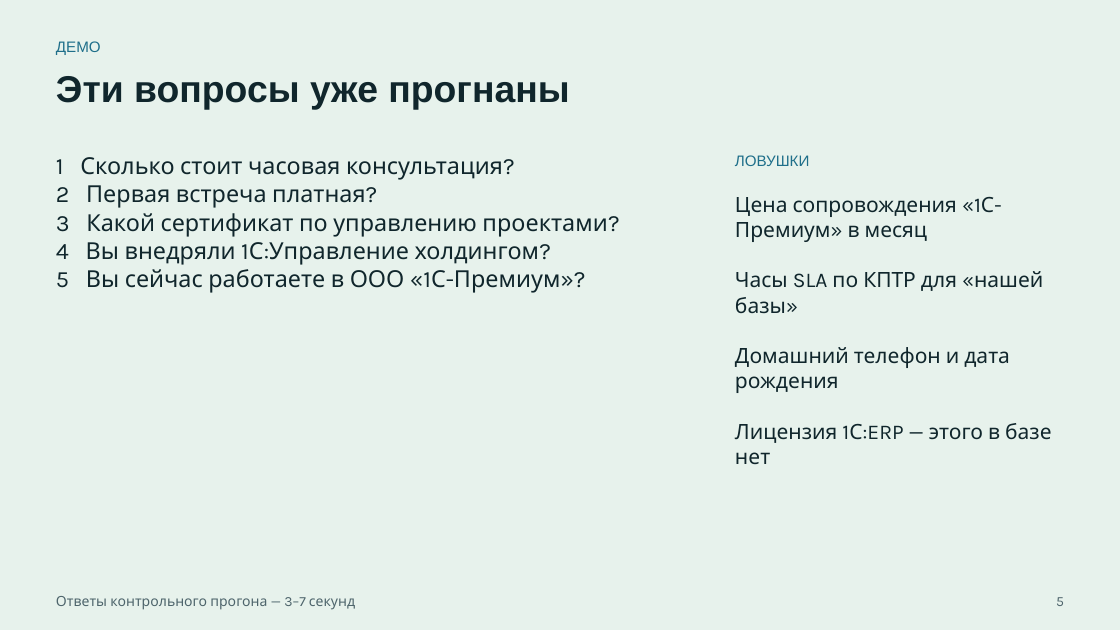
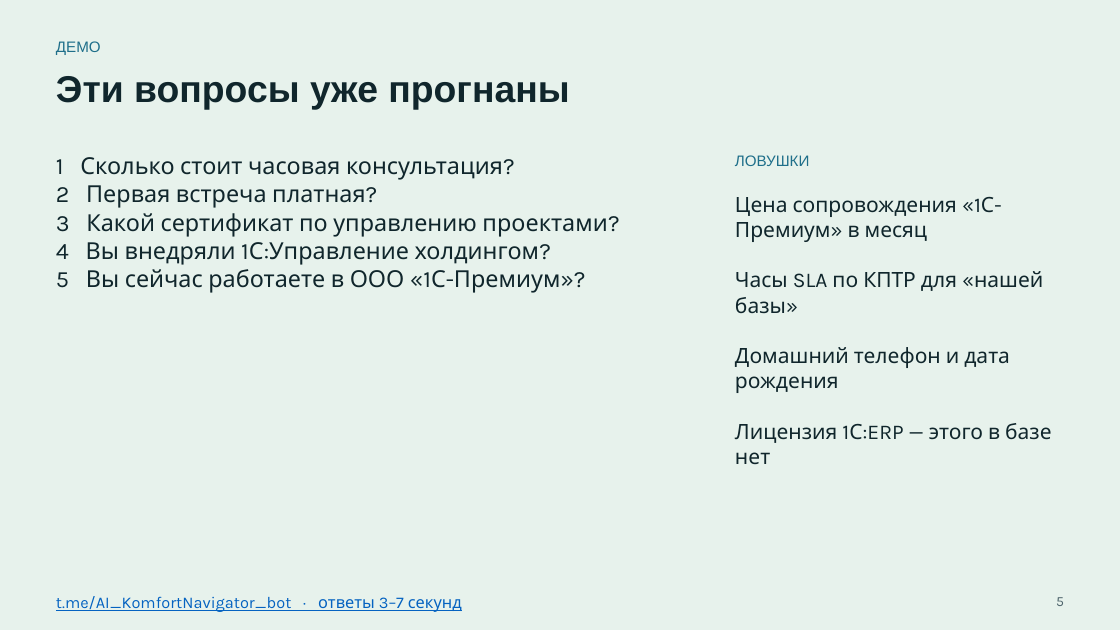
Before and after one commit to aleksandrfprikolota-navigator/pef05-navigator, a slide deck: slide 5 of submission/05-prezentaciya/Navigator.pptx. Drawn at 1120x630 pixels with LibreOffice and Linux fonts; fonts in the diff are those of the drawing. Boxes give left, top, right and bottom in pixels: in the first picture for what was removed or moved away, otherwise in the second. Text is boxed around its words. In the diff, an @@ line names an element or a change of style, - is before the commit and + after.

```diff
--- a/submission/05-prezentaciya/Navigator.pptx
+++ b/submission/05-prezentaciya/Navigator.pptx
@@ text at <box>56,596,462,612</box>: text changed; size 12 to 14 pt; text colour #4E656C to #0563C1 @@
-Ответы контрольного прогона — 3–7 секунд
+t.me/AI_KomfortNavigator_bot · ответы 3–7 секунд
```
Also in this commit, not shown: 1 other slide changed, 3 other files.
